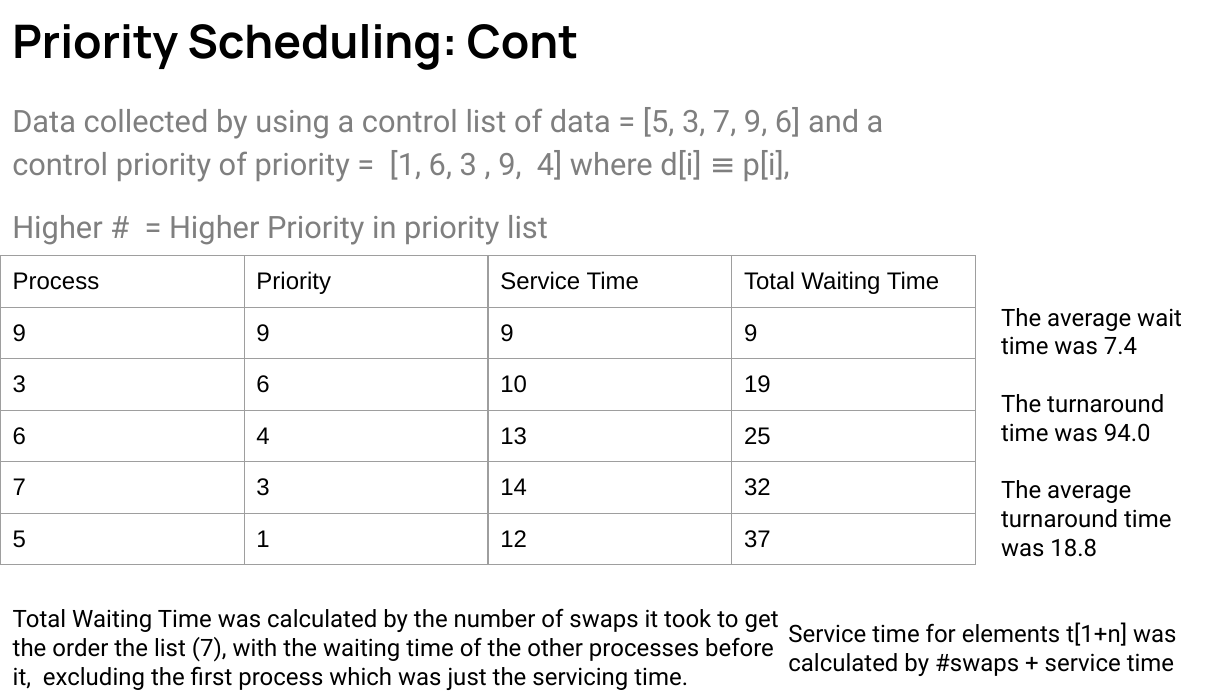
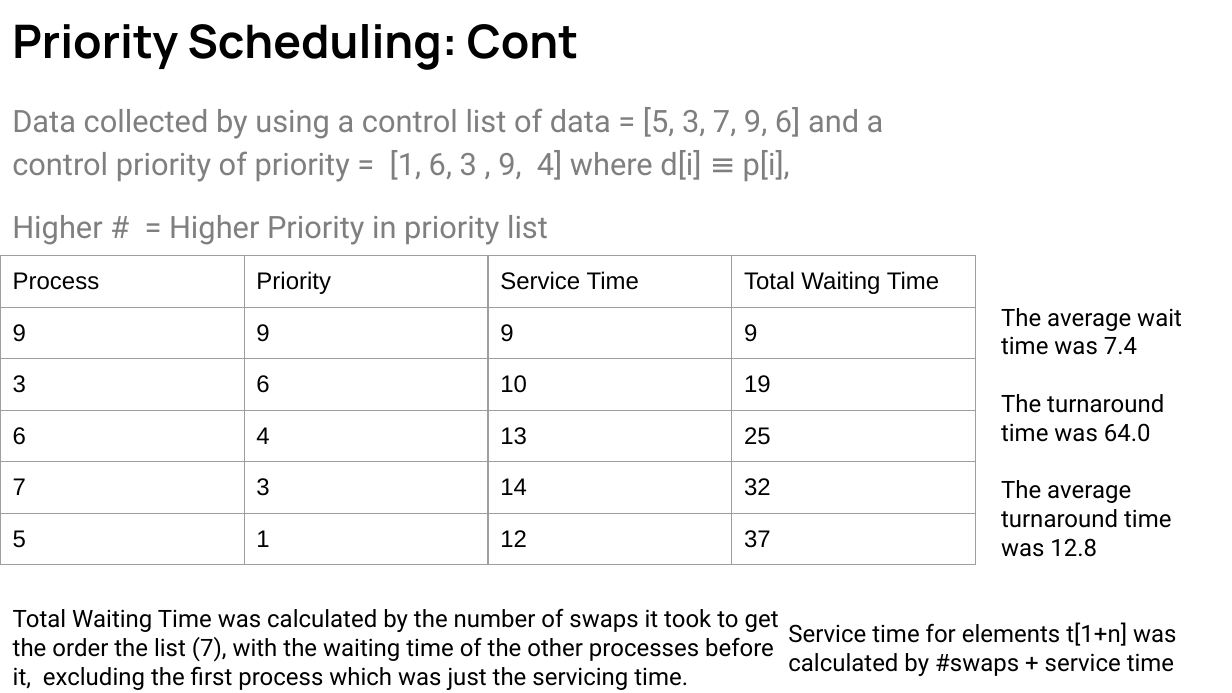
Before and after one commit to GDComfort/IT210Group1Project, a slide deck: slide 11 of Problem1/Project1Presentation.pptx. Drawn at 1232x693 pixels with LibreOffice and Linux fonts; fonts in the diff are those of the drawing. Boxes give left, top, right and bottom in pixels: in the first picture for what was removed or moved away, otherwise in the second. Text is boxed around its words. In the diff, an @@ line names an element or a change of style, - is before the commit and + after.

Commit message:
Bug fix
Fixing to the math for turnaround time in Priority scheduling which affected the results in the presentation file. Hence posting both.

```diff
--- a/Problem1/Project1Presentation.pptx
+++ b/Problem1/Project1Presentation.pptx
@@ text at bbox=[1001, 394, 1171, 557]: text changed @@
-The turnaround time was 94.0
-The average turnaround time was 18.8
+The turnaround time was 64.0
+The average turnaround time was 12.8
```
Also in this commit, not shown: 1 other slide changed, 1 other file.
